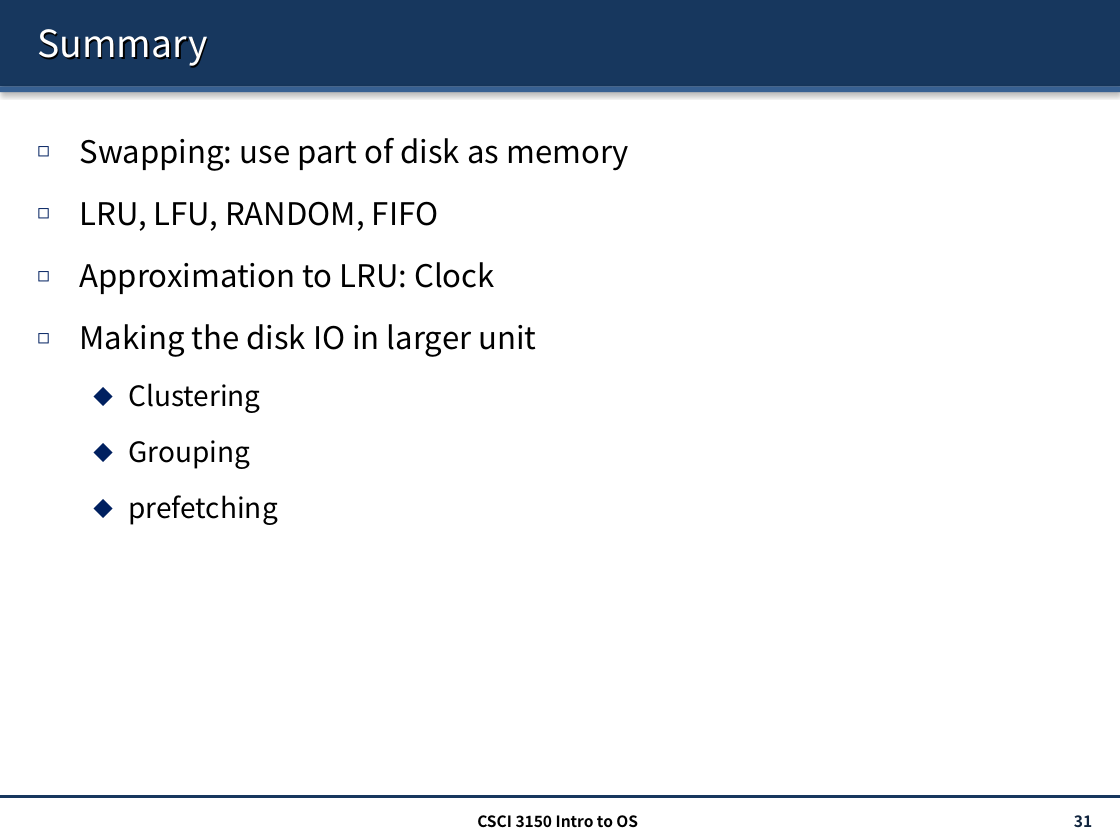
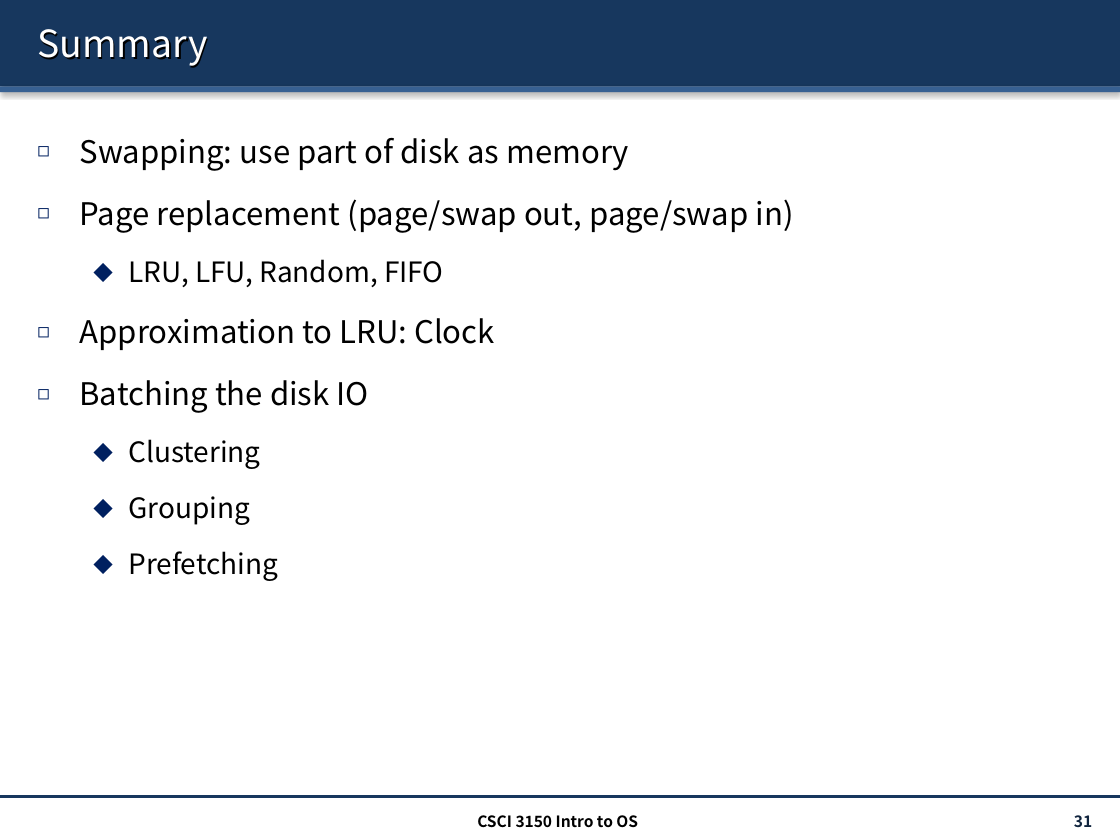
Before and after one commit to henryhxu/CSCI3150, a slide deck: slide 31 of lecture/lec12_swapping.pptx. Drawn at 1120x840 pixels with LibreOffice and Linux fonts; fonts in the diff are those of the drawing. Boxes give left, top, right and bottom in pixels: in the first picture for what was removed or moved away, otherwise in the second. Text is boxed around its words. In the diff, an @@ line names an element or a change of style, - is before the commit and + after.

```diff
--- a/lecture/lec12_swapping.pptx
+++ b/lecture/lec12_swapping.pptx
@@ text at [79,199,793,287]: text changed @@
-◻ LRU, LFU, RANDOM, FIFO
+◻ Page replacement (page/swap out, page/swap in)
+  ⬥ LRU, LFU, Random, FIFO
@@ text at [79,380,369,413]: text changed @@
-◻ Making the disk IO in larger unit
+◻ Batching the disk IO
@@ text at [128,551,278,581]: text changed @@
-  ⬥ prefetching
+  ⬥ Prefetching
```
Also in this commit, not shown: 3 other slides changed, 1 other file.
